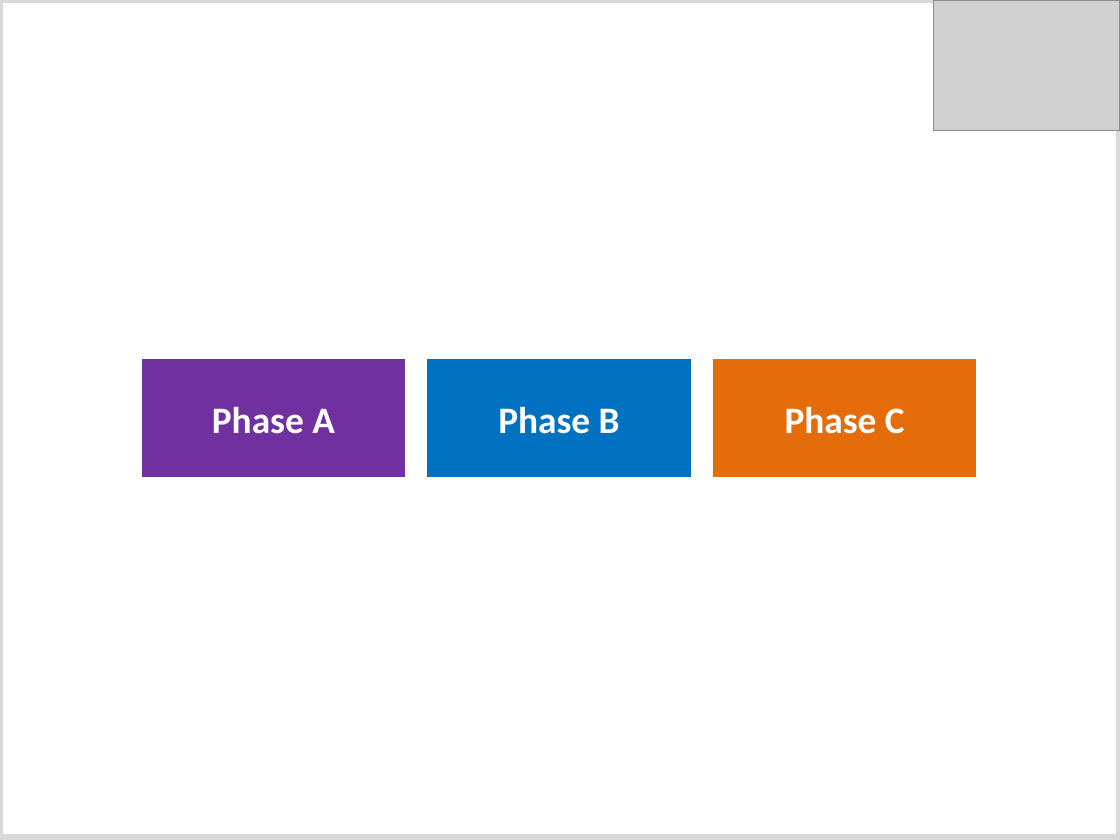
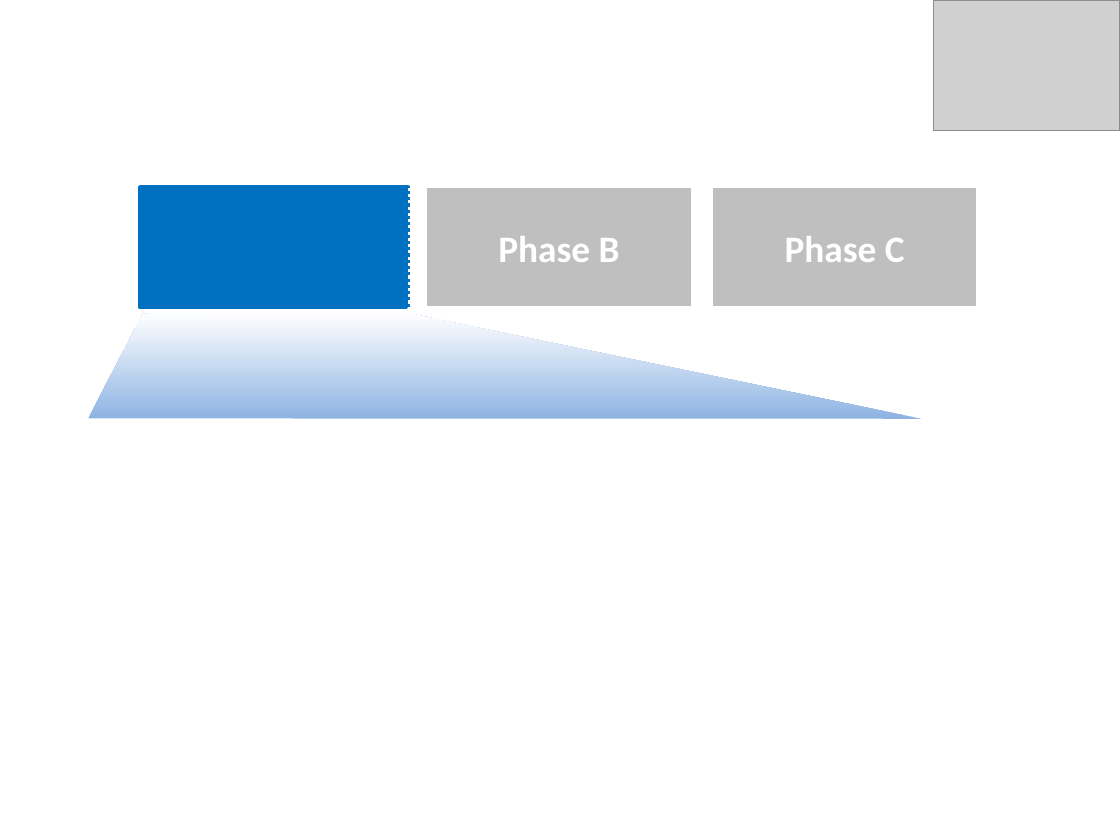
Before and after one commit to PowerPointLabs/PowerPointLabs, a slide deck: slide 3 of doc/Landing page image - after.pptx. Drawn at 1120x840 pixels with LibreOffice and Linux fonts; fonts in the diff are those of the drawing; grey boxes stand for pictures. Boxes give left, top, right and bottom in pixels: in the first picture for what was removed or moved away, otherwise in the second. Text is boxed around its words. In the diff, an @@ line names an element or a change of style, - is before the commit and + after.

```diff
--- a/doc/Landing page image - after.pptx
+++ b/doc/Landing page image - after.pptx
@@ rectangle removed at (0, 0, 1120, 838) @@
@@ rectangle added at (140, 187, 407, 308), fill #0070C0, outline #0070C0 2 pt @@
@@ rectangle added at (142, 187, 409, 308), outline #0070C0 2 pt dashed @@
@@ rectangle "Phase B": place and size @@
-rectangle "Phase B" at (426, 357, 692, 478)
+rectangle "Phase B" at (426, 187, 692, 308)
@@ rectangle "Phase B" at (426, 187, 692, 308): fill #0070C0 to #BFBFBF @@
@@ rectangle "Phase C": place and size @@
-rectangle "Phase C" at (711, 357, 978, 478)
+rectangle "Phase C" at (711, 187, 978, 308)
@@ rectangle "Phase C" at (711, 187, 978, 308): fill #E46C0A to #BFBFBF @@
@@ freeform shape added at (88, 312, 922, 419), fill gradient #8EB4E3 to #FFFFFF to #632A8D @@
@@ rectangle removed at (140, 357, 407, 478) @@
-Phase A
```
Also in this commit, not shown: 20 other slides changed, 14 slides added, 10 slides removed, 1 other file.
